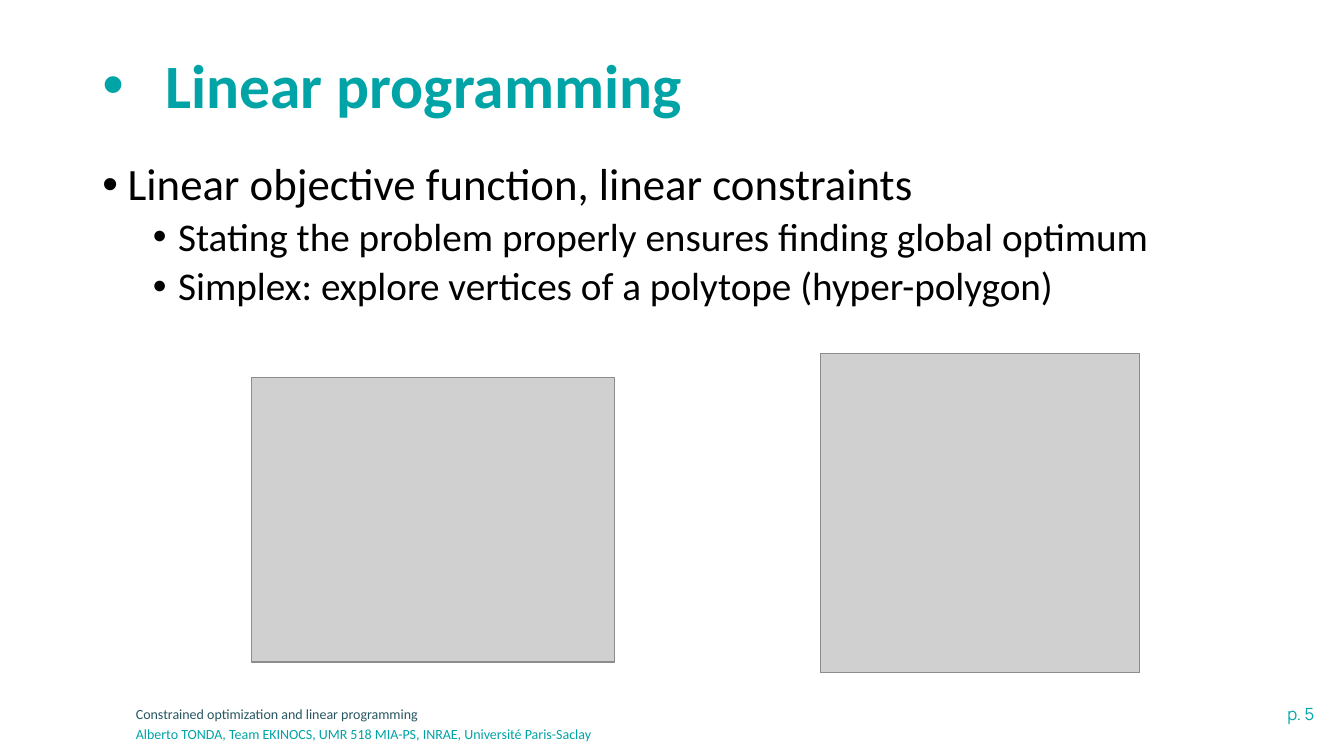
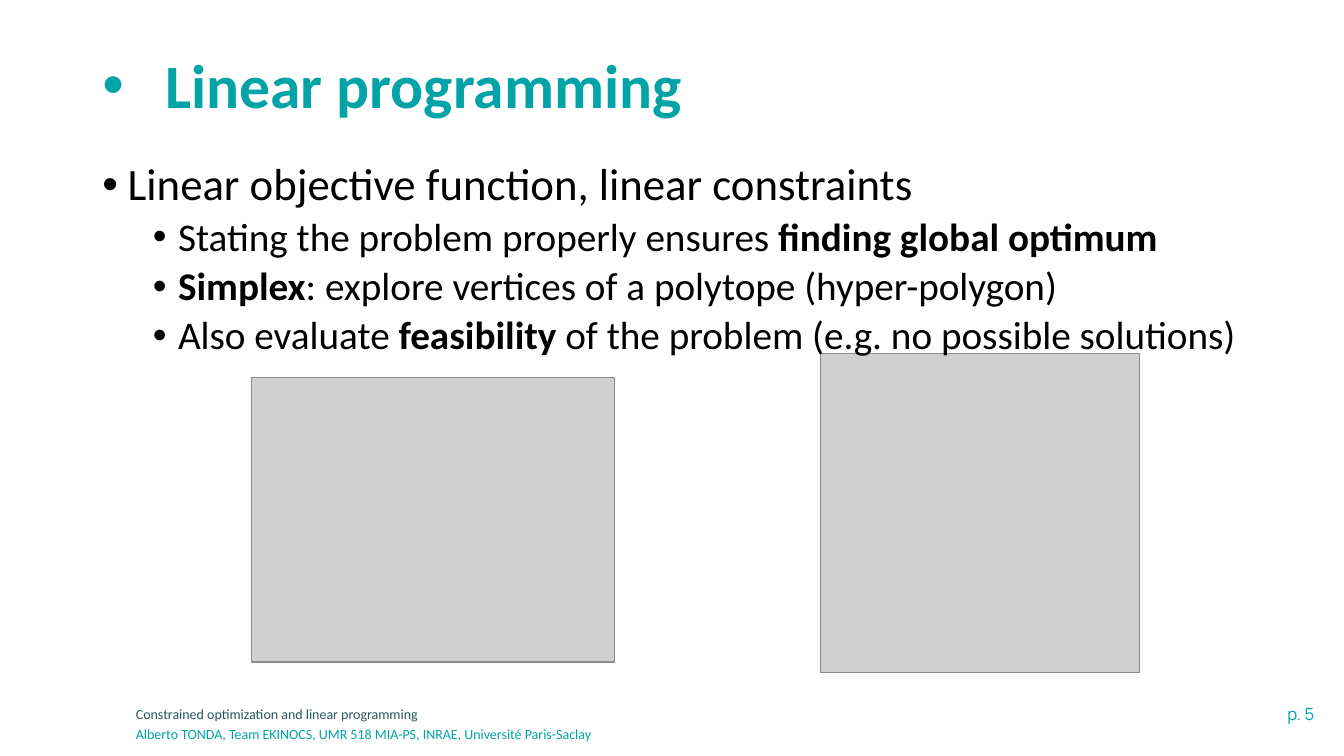
Before and after one commit to albertotonda/teaching, a slide deck: slide 5 of optimization-methods-for-artificial-intelligence/optimization-linear-programming.pptx. Drawn at 1344x756 pixels with LibreOffice and Linux fonts; fonts in the diff are those of the drawing; grey boxes stand for pictures; background and template pictures are left out. Boxes give left, top, right and bottom in pixels: in the first picture for what was removed or moved away, otherwise in the second. Text is boxed around its words. In the diff, an @@ line names an element or a change of style, - is before the commit and + after.

```diff
--- a/optimization-methods-for-artificial-intelligence/optimization-linear-programming.pptx
+++ b/optimization-methods-for-artificial-intelligence/optimization-linear-programming.pptx
@@ text at bbox=[178, 223, 1158, 307]: bold on in "finding global optimum", "Simplex:" @@
@@ text at bbox=[178, 320, 1236, 360]: paragraph added @@
+  • Also evaluate feasibility of the problem (e.g. no possible solutions)
```
Also in this commit, not shown: 3 other slides changed, 1 other file.
